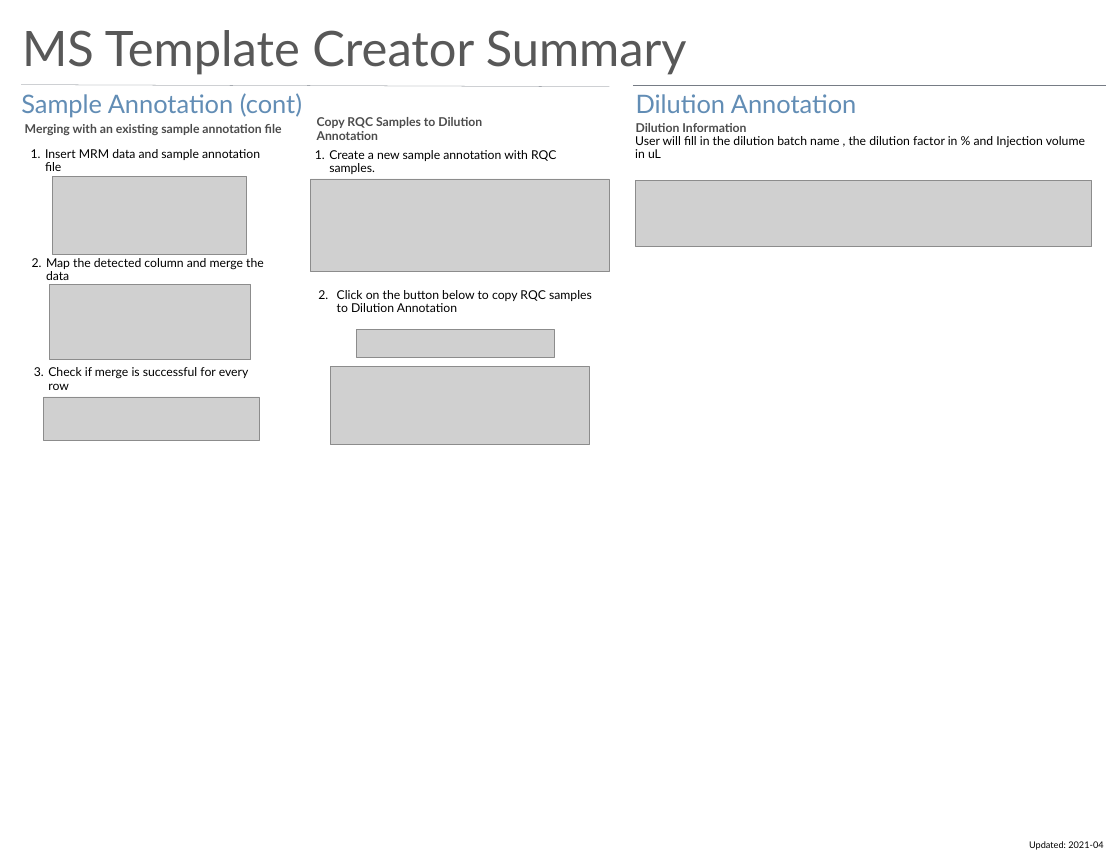
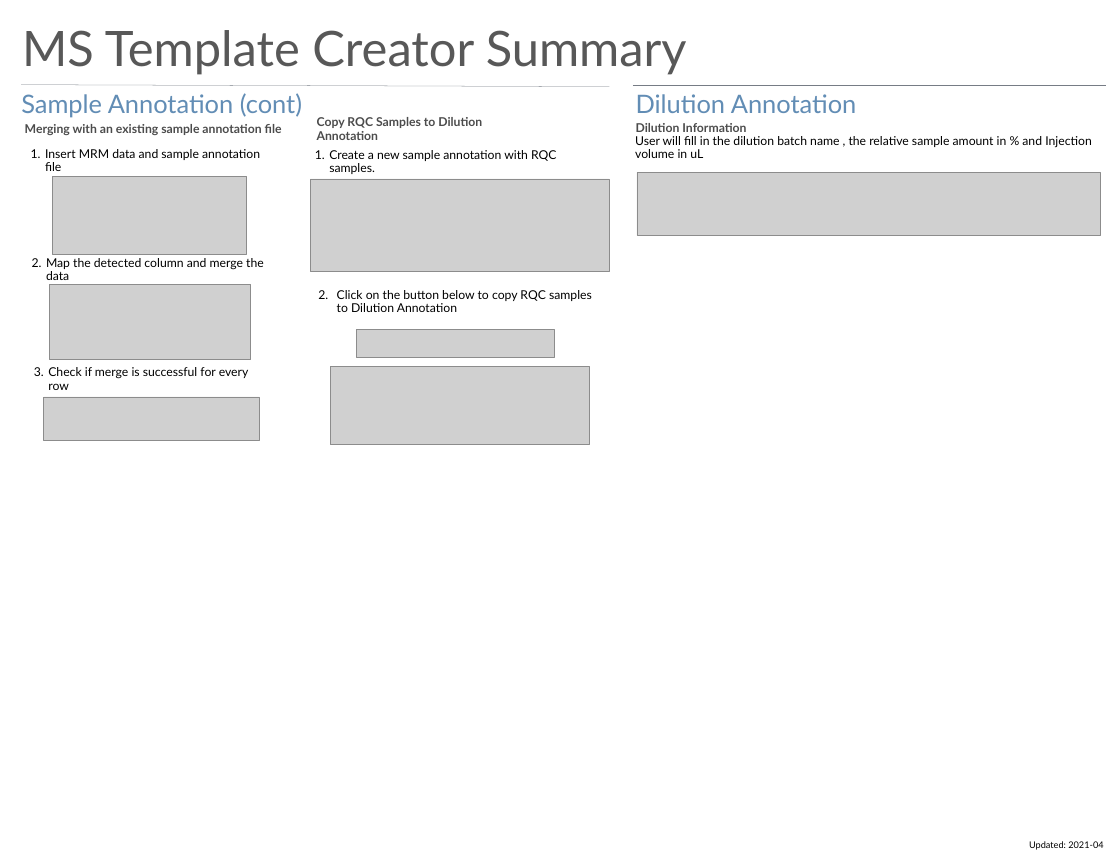
Before and after one commit to SLINGhub/MSTemplate_Creator, a slide deck: slide 2 of docs/MS_Template_Creator_Summary.pptx. Drawn at 1120x865 pixels with LibreOffice and Linux fonts; fonts in the diff are those of the drawing; grey boxes stand for pictures. Boxes give left, top, right and bottom in pixels: in the first picture for what was removed or moved away, otherwise in the second. Text is boxed around its words. In the diff, an @@ line names an element or a change of style, - is before the commit and + after.

Commit message:
Change dilution factor to relative sample amount.

```diff
--- a/docs/MS_Template_Creator_Summary.pptx
+++ b/docs/MS_Template_Creator_Summary.pptx
@@ text at (635,136,1092,158): text changed @@
-User will fill in the dilution batch name , the dilution factor in % and Injection volume in uL
+User will fill in the dilution batch name , the relative sample amount in % and Injection volume in uL
@@ picture: place and size @@
-picture at (635,180,1091,247)
+picture at (637,172,1100,235)
```
Also in this commit, not shown: 2 other files.
